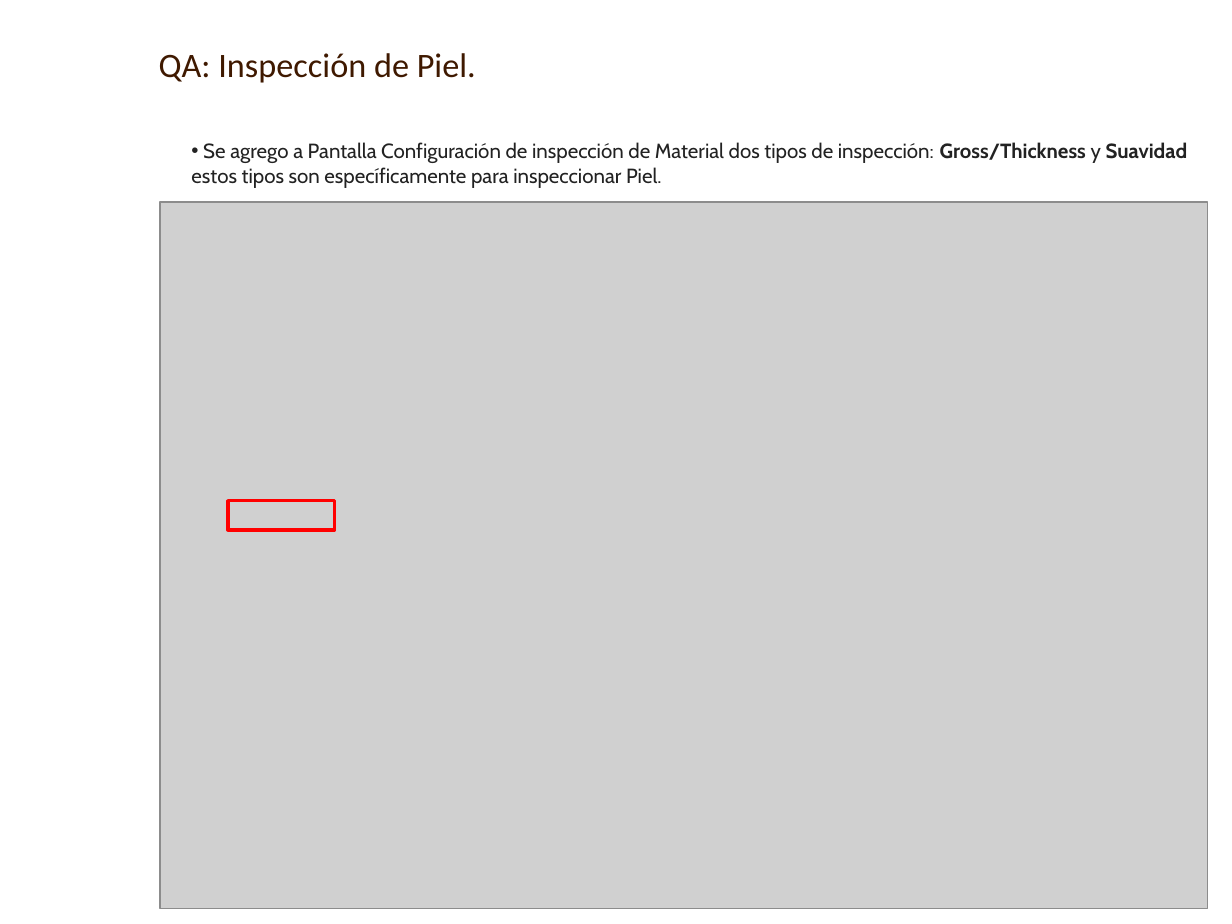
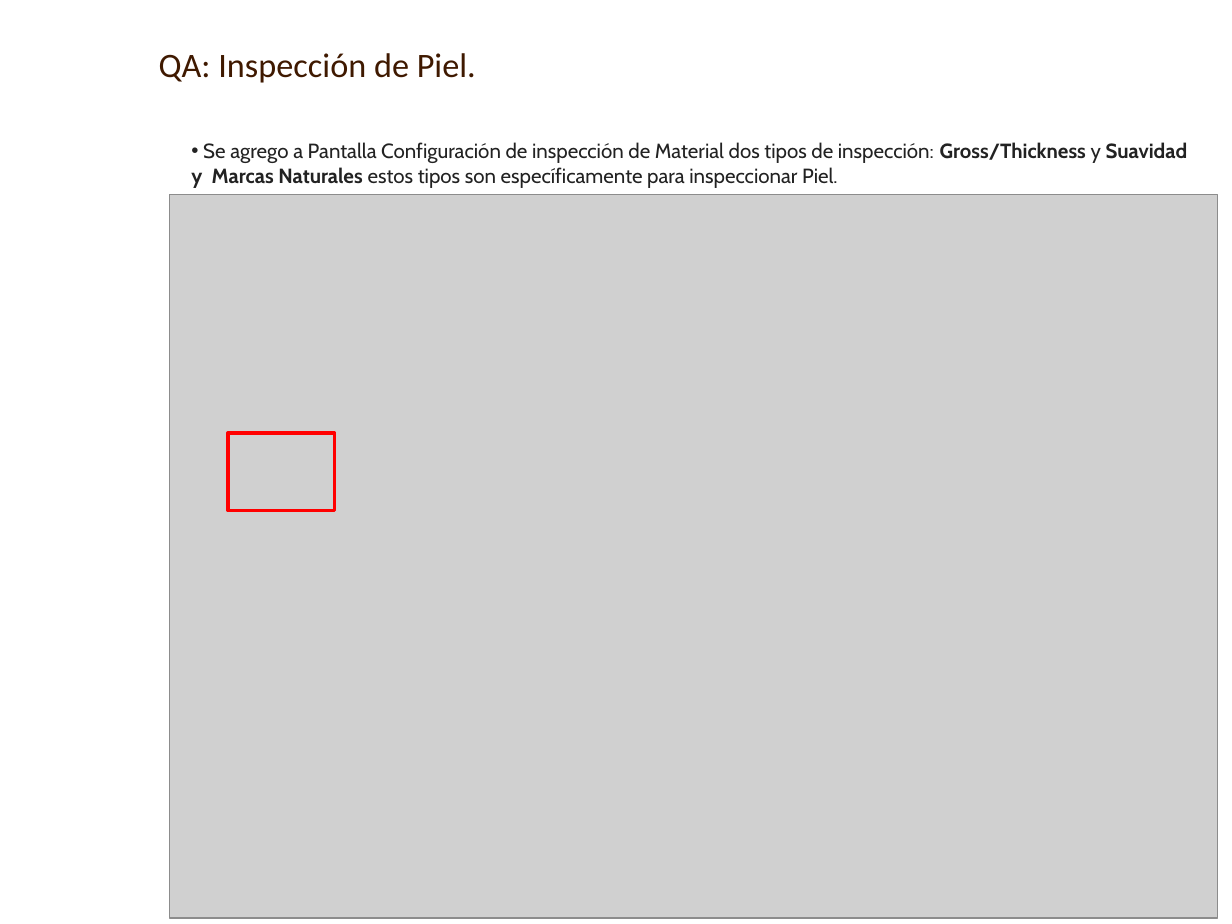
Before and after one commit to AXDELAROSA/CONTROL_QUALITY, a slide deck: slide 5 of INSPECCION_MATERIAL/INSPECCION_PIEL/Docs/QA_INSPECCION_PIEL.pptx (slide 2 before the commit). Drawn at 1232x924 pixels with LibreOffice and Linux fonts; fonts in the diff are those of the drawing; grey boxes stand for pictures; background and template pictures are left out. Boxes give left, top, right and bottom in pixels: in the first picture for what was removed or moved away, otherwise in the second. Text is boxed around its words. In the diff, an @@ line names an element or a change of style, - is before the commit and + after.

```diff
--- a/INSPECCION_MATERIAL/INSPECCION_PIEL/Docs/QA_INSPECCION_PIEL.pptx
+++ b/INSPECCION_MATERIAL/INSPECCION_PIEL/Docs/QA_INSPECCION_PIEL.pptx
@@ text at [191, 142, 1188, 188]: text changed @@
-• Se agrego a Pantalla Configuración de inspección de Material dos tipos de inspección: Gross/Thickness y Suavidad estos tipos son específicamente para inspeccionar Piel.
+• Se agrego a Pantalla Configuración de inspección de Material dos tipos de inspección: Gross/Thickness y Suavidad y Marcas Naturales estos tipos son específicamente para inspeccionar Piel.
@@ picture: place and size @@
-picture at [160, 202, 1207, 908]
+picture at [170, 195, 1217, 918]
@@ rectangle: place and size @@
-rectangle at [228, 500, 335, 530]
+rectangle at [228, 432, 335, 510]
```
Also in this commit, not shown: 2 other slides changed, 3 slides added, 23 other files.
